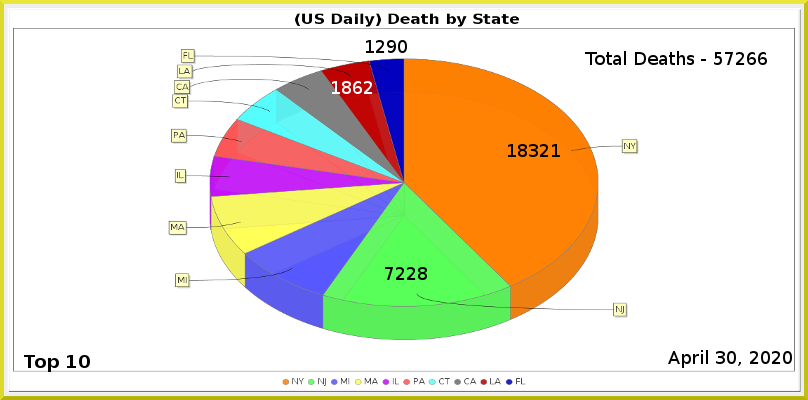
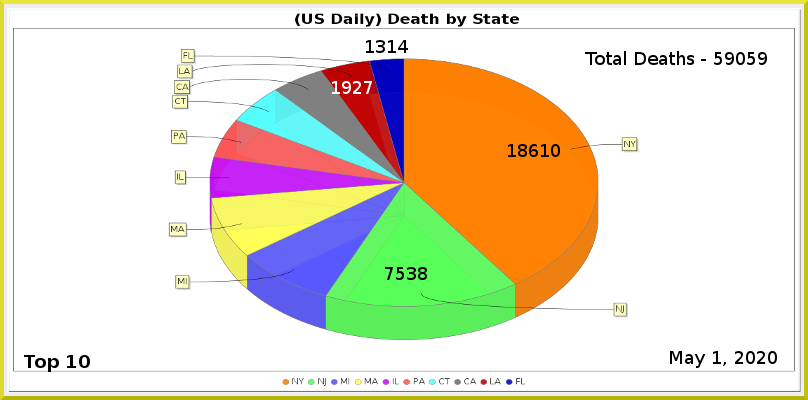
Before/after of a (808, 400) layered artwork. What changed in the layer stack:
painted on "Least" over bbox(376, 40, 408, 53)
painted on "LA" over bbox(342, 81, 373, 94)
painted on "NJ" over bbox(396, 267, 416, 280)
painted on "NY" over bbox(529, 144, 560, 157)
renamed "Total Deaths - 57266" to "Total Deaths - 59059", painted on it over bbox(725, 52, 767, 65)
painted on "Current Date" over bbox(668, 350, 792, 368)
painted on "Death_by_State.png" over bbox(168, 49, 639, 340)
